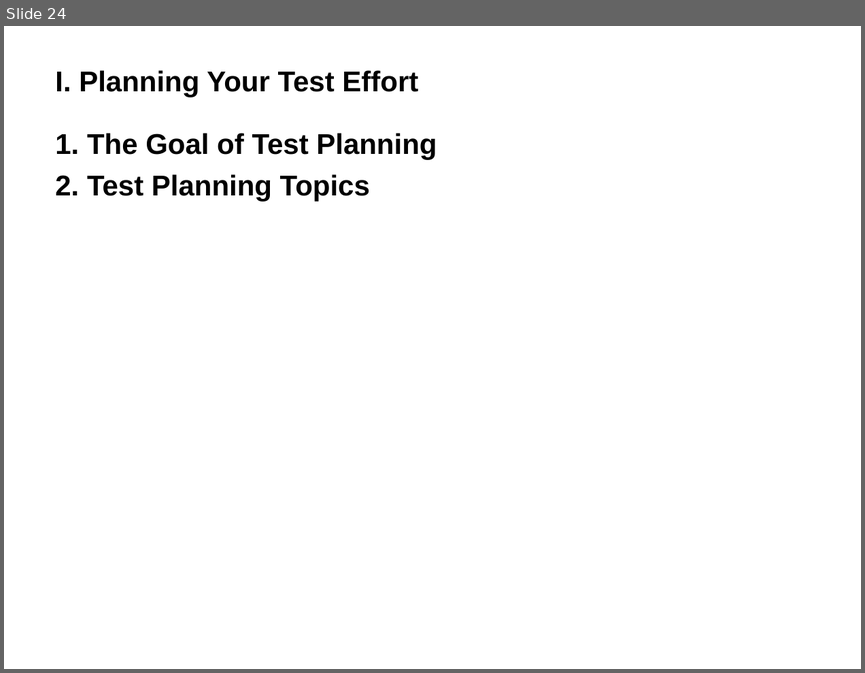
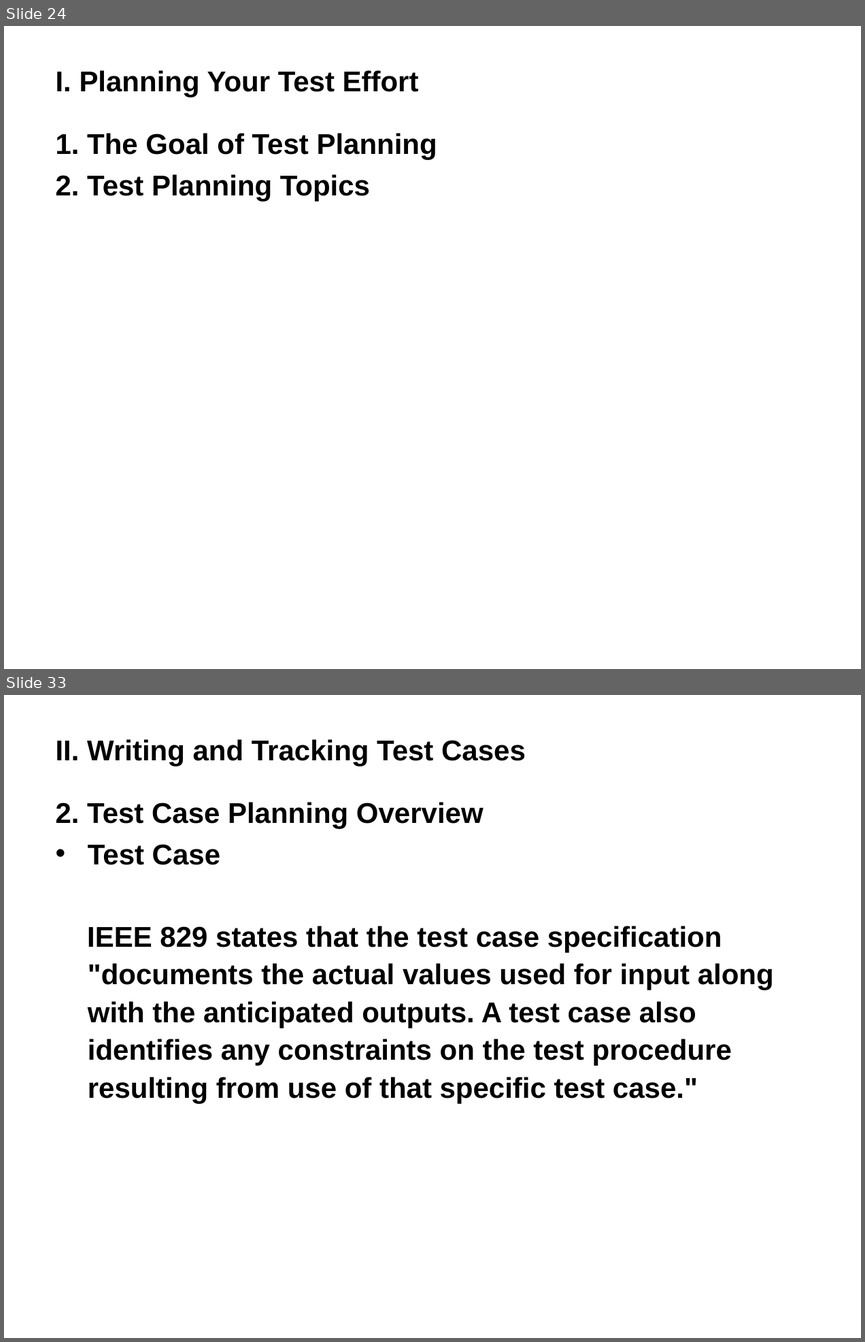
Before and after one commit to wangding/courses, a slide deck: testing/Ch17 Planning/17.ppt. Shown one above the other, each under a label of ours: slide 24 before the commit, slides 24 and 33 after it; the slides between them are not shown. The pictures are 865x673 and 865x1342 pixels, drawn with LibreOffice and Linux fonts; fonts in the diff are those of the drawing; background and template pictures are left out. Boxes give left, top, right and bottom in pixels: in the first picture for what was removed or moved away, otherwise in the second. Text is boxed around its words. In the diff, an @@ line names an element or a change of style, - is before the commit and + after.

```diff
--- a/testing/Ch17 Planning/17.ppt
+++ b/testing/Ch17 Planning/17.ppt
@@ slide 33 added at (x1=4, y1=695, x2=861, y2=1338), background picture (left out) @@
@@ title added at (x1=56, y1=739, x2=526, y2=766), 24 pt, text #000000, bold @@
+II. Writing and Tracking Test Cases
@@ text added at (x1=56, y1=802, x2=774, y2=1103), 24 pt, text #000000, bold @@
+2. Test Case Planning Overview
+• Test Case
+IEEE 829 states that the test case specification "documents the actual values used for input along with the anticipated outputs. A test case also identifies any constraints on the test procedure resulting from use of that specific test case."
```
Also in this commit, not shown: 16 other slides added, 1 slide removed.
